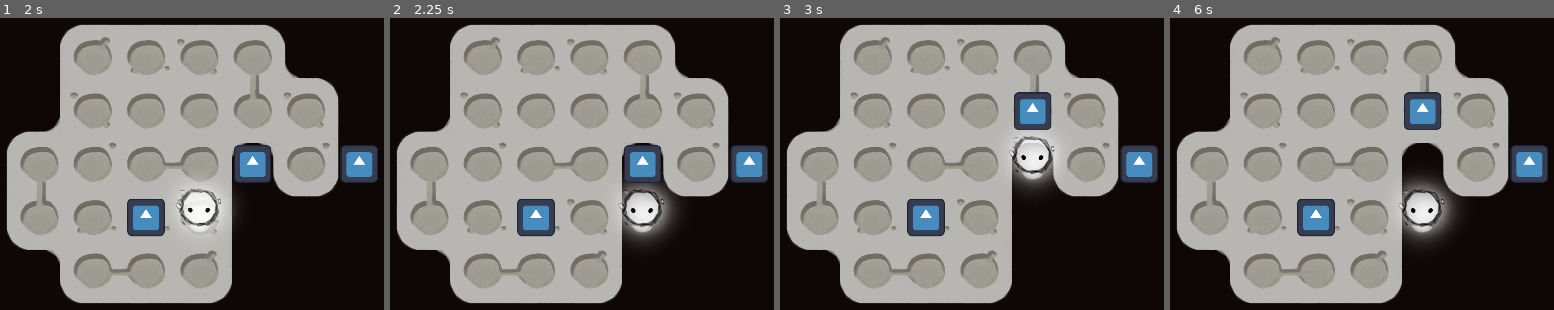
Above: before the commit, frames 1-4 (left to right).
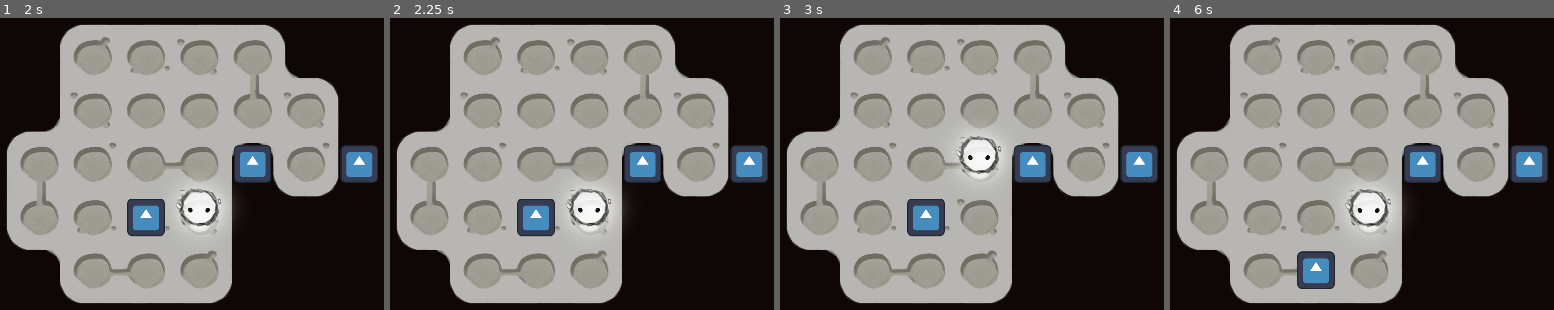
Above: after the commit, the same moments.

Repository: Lukko-Digital/brackeys-jam-2025-1
Game: Godot game, scene res://src/main.tscn
Same seed, same stepped clock (60 frames per second), same inputs: the game is played once before the commit and once after it. The engine's default icon, where the game draws it, is replaced by a stand-in: a white triangle on a blue panel in a dark square.
Inputs:
- Up to frame 1 (2 s): tap Enter at 0.5 s; hold D (right) 0.53-1.28 s; tap Space at 1.25 s; hold S (down) from 1.28 s (still down)
- Up to frame 2 (2.25 s): tap Enter at 2 s; release S (down) at 2.03 s; hold D (right) from 2.03 s (still down)
- Up to frame 3 (3 s): tap Space at 2.75 s; release D (right) at 2.78 s; hold W (up) from 2.78 s (still down)
- Up to frame 4 (6 s): tap Enter at 3.5 s; release W (up) at 3.53 s; hold A (left) 3.53-5.03 s; tap Space at 4.25 s; hold S (down) 5.03-5.78 s; hold D (right) from 5.78 s (still down)

Frame 1 is identical in both runs. In frame 2, 4.0% of the frame differs, in the area x 45-75%, y 55-78%; in frame 3, 4.5%; in frame 4, 9.0%, in the area x 33-75%, y 25-93%.

Commit message:
block movement not on walkable tiles

Diff:
--- a/project.godot
+++ b/project.godot
@@ -50,7 +50,7 @@
 
 [layer_names]
 
-2d_physics/layer_1="TERRAIN"
+2d_physics/layer_1="WALKABLE"
 2d_physics/layer_2="MOVEABLES"
 
 [rendering]
--- a/src/moveable.gd
+++ b/src/moveable.gd
@@ -5,7 +5,8 @@
 # Threshold between current position and target position that the moveable with stop moving if within
 const MOVE_DISTANCE_THRESHOLD = 2
 
-@onready var movement_ray: RayCast2D = %MovementRay
+@onready var push_ray: RayCast2D = %PushRay
+@onready var walkable_ray: RayCast2D = %WalkableRay
 
 var INPUTS = {
 	"right": Vector2.RIGHT,
@@ -31,17 +32,25 @@
 
 
 func move(dir: String) -> bool:
-	movement_ray.target_position = INPUTS[dir] * Global.TILE_SIZE
-	movement_ray.force_raycast_update()
+	push_ray.target_position = INPUTS[dir] * Global.TILE_SIZE
+	push_ray.force_raycast_update()
 
-	if movement_ray.is_colliding():
-		var collider = movement_ray.get_collider()
-		# If the collider isn't moveable don't move
-		if not collider is Moveable:
-			return false
-		# If the collider is moveable, and it can't move, don't move
+	if !is_walkable(dir):
+		return false
+
+	if push_ray.is_colliding():
+		var collider = push_ray.get_collider()
+		# If the pushed object can't move, don't move
 		if not collider.move(dir):
 			return false
 
 	target_position += INPUTS[dir] * Global.TILE_SIZE
 	return true
+
+func is_walkable(dir: String) -> bool:
+	var space = get_world_2d().direct_space_state
+	var query = PhysicsPointQueryParameters2D.new()
+	query.position = target_position + INPUTS[dir] * Global.TILE_SIZE
+	query.collision_mask = 1
+	var result = space.intersect_point(query)
+	return !result.is_empty()
--- a/src/moveable.tscn
+++ b/src/moveable.tscn
@@ -6,10 +6,12 @@
 collision_layer = 2
 script = ExtResource("1_xcxvk")
 
-[node name="MovementRay" type="RayCast2D" parent="."]
+[node name="PushRay" type="RayCast2D" parent="."]
 unique_name_in_owner = true
 target_position = Vector2(0, 128)
-collision_mask = 3
-hit_from_inside = true
+collision_mask = 2
 collide_with_areas = true
 collide_with_bodies = false
+
+[node name="WalkableRay" type="RayCast2D" parent="."]
+unique_name_in_owner = true
--- a/src/tilesets/walkable_tileset.tres
+++ b/src/tilesets/walkable_tileset.tres
@@ -6,24 +6,43 @@
 texture = ExtResource("1_mccey")
 texture_region_size = Vector2i(256, 256)
 0:0/0 = 0
+0:0/0/physics_layer_0/polygon_0/points = PackedVector2Array(-128, -128, 128, -128, 128, 128, -128, 128)
 1:0/0 = 0
+1:0/0/physics_layer_0/polygon_0/points = PackedVector2Array(-128, -128, 128, -128, 128, 128, -128, 128)
 0:1/0 = 0
+0:1/0/physics_layer_0/polygon_0/points = PackedVector2Array(-128, -128, 128, -128, 128, 128, -128, 128)
 1:1/0 = 0
+1:1/0/physics_layer_0/polygon_0/points = PackedVector2Array(-128, -128, 128, -128, 128, 128, -128, 128)
 0:2/0 = 0
+0:2/0/physics_layer_0/polygon_0/points = PackedVector2Array(-128, -128, 128, -128, 128, 128, -128, 128)
 1:2/0 = 0
+1:2/0/physics_layer_0/polygon_0/points = PackedVector2Array(-128, -128, 128, -128, 128, 128, -128, 128)
 0:3/0 = 0
+0:3/0/physics_layer_0/polygon_0/points = PackedVector2Array(-128, -128, 128, -128, 128, 128, -128, 128)
 1:3/0 = 0
+1:3/0/physics_layer_0/polygon_0/points = PackedVector2Array(-128, -128, 128, -128, 128, 128, -128, 128)
 0:4/0 = 0
+0:4/0/physics_layer_0/polygon_0/points = PackedVector2Array(-128, -128, 128, -128, 128, 128, -128, 128)
 1:4/0 = 0
+1:4/0/physics_layer_0/polygon_0/points = PackedVector2Array(-128, -128, 128, -128, 128, 128, -128, 128)
 2:0/0 = 0
+2:0/0/physics_layer_0/polygon_0/points = PackedVector2Array(-128, -128, 128, -128, 128, 128, -128, 128)
 2:1/0 = 0
+2:1/0/physics_layer_0/polygon_0/points = PackedVector2Array(-128, -128, 128, -128, 128, 128, -128, 128)
 2:2/0 = 0
+2:2/0/physics_layer_0/polygon_0/points = PackedVector2Array(-128, -128, 128, -128, 128, 128, -128, 128)
 2:3/0 = 0
+2:3/0/physics_layer_0/polygon_0/points = PackedVector2Array(-128, -128, 128, -128, 128, 128, -128, 128)
 2:4/0 = 0
+2:4/0/physics_layer_0/polygon_0/points = PackedVector2Array(-128, -128, 128, -128, 128, 128, -128, 128)
 2:5/0 = 0
+2:5/0/physics_layer_0/polygon_0/points = PackedVector2Array(-128, -128, 128, -128, 128, 128, -128, 128)
 1:5/0 = 0
+1:5/0/physics_layer_0/polygon_0/points = PackedVector2Array(-128, -128, 128, -128, 128, 128, -128, 128)
 0:5/0 = 0
+0:5/0/physics_layer_0/polygon_0/points = PackedVector2Array(-128, -128, 128, -128, 128, 128, -128, 128)
 
 [resource]
 tile_size = Vector2i(256, 256)
+physics_layer_0/collision_layer = 1
 sources/0 = SubResource("TileSetAtlasSource_e5eje")
